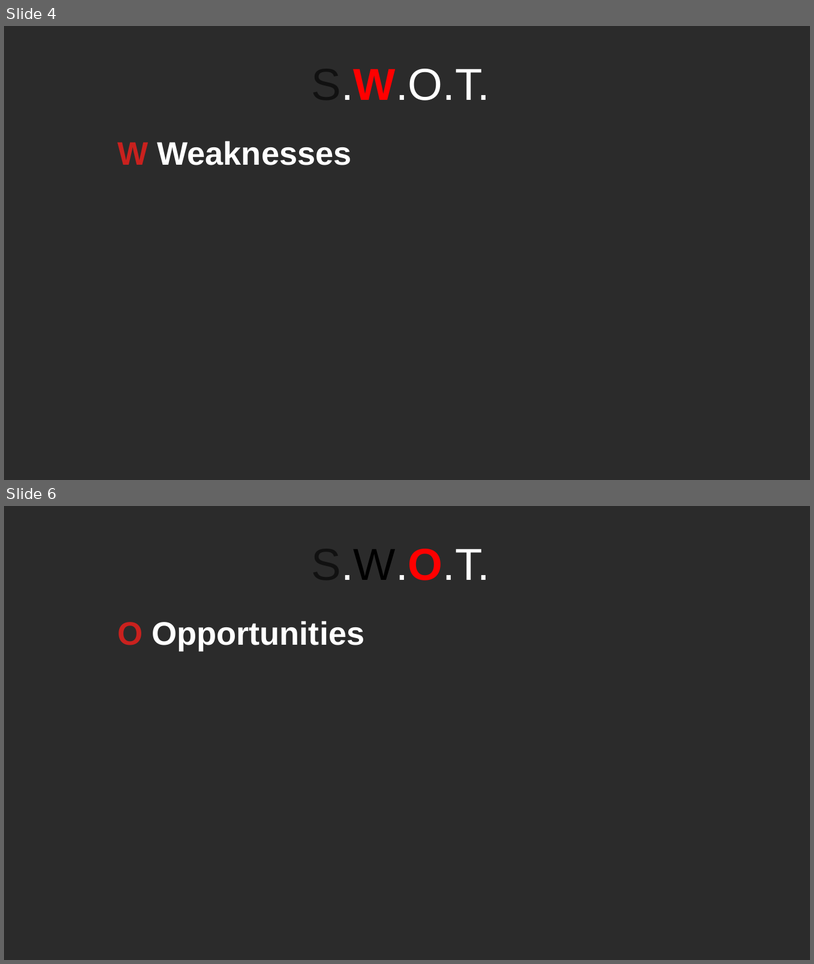
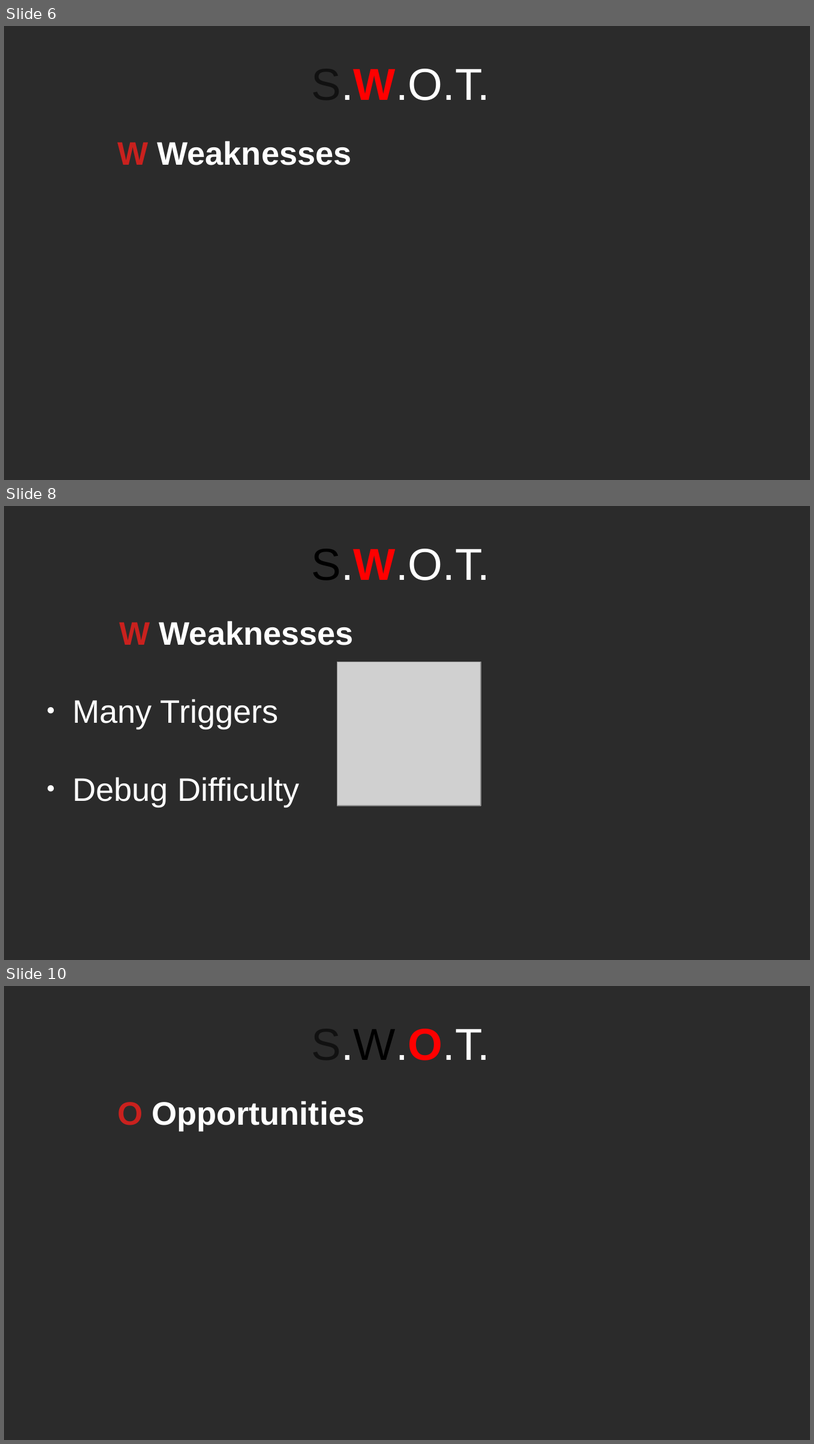
Before and after one commit to RayAndrade/JavaScriptStudy, a slide deck: Behavioral/Observer/swot.odp. Shown one above the other, each under a label of ours: slides 4 and 6 before the commit, slides 6, 8 and 10 after it; the slides between them are not shown. The pictures are 814x964 and 814x1444 pixels, drawn with LibreOffice and Linux fonts; fonts in the diff are those of the drawing; grey boxes stand for pictures; background and template pictures are left out; a plain dark background stands for a picture behind light text. Boxes give left, top, right and bottom in pixels: in the first picture for what was removed or moved away, otherwise in the second. Text is boxed around its words. In the diff, an @@ line names an element or a change of style, - is before the commit and + after.

```diff
--- a/Behavioral/Observer/swot.odp
+++ b/Behavioral/Observer/swot.odp
@@ slide 8 added at (4, 506, 810, 960), background picture (left out) @@
@@ title added at (311, 549, 490, 580), 44 pt, text #FFFFFF @@
+S.W.O.T.
@@ subtitle added at (72, 621, 354, 806), 32 pt, text #FFFFFF @@
+W Weaknesses
+● Many Triggers
+● Debug Difficulty
@@ picture added at (337, 662, 481, 806) @@
@@ what was slide 4 is now slide 6 @@
@@ what was slide 6 is now slide 10 @@
```
Also in this commit, not shown: 4 slides changed, 7 other slides added, 5 other files.
